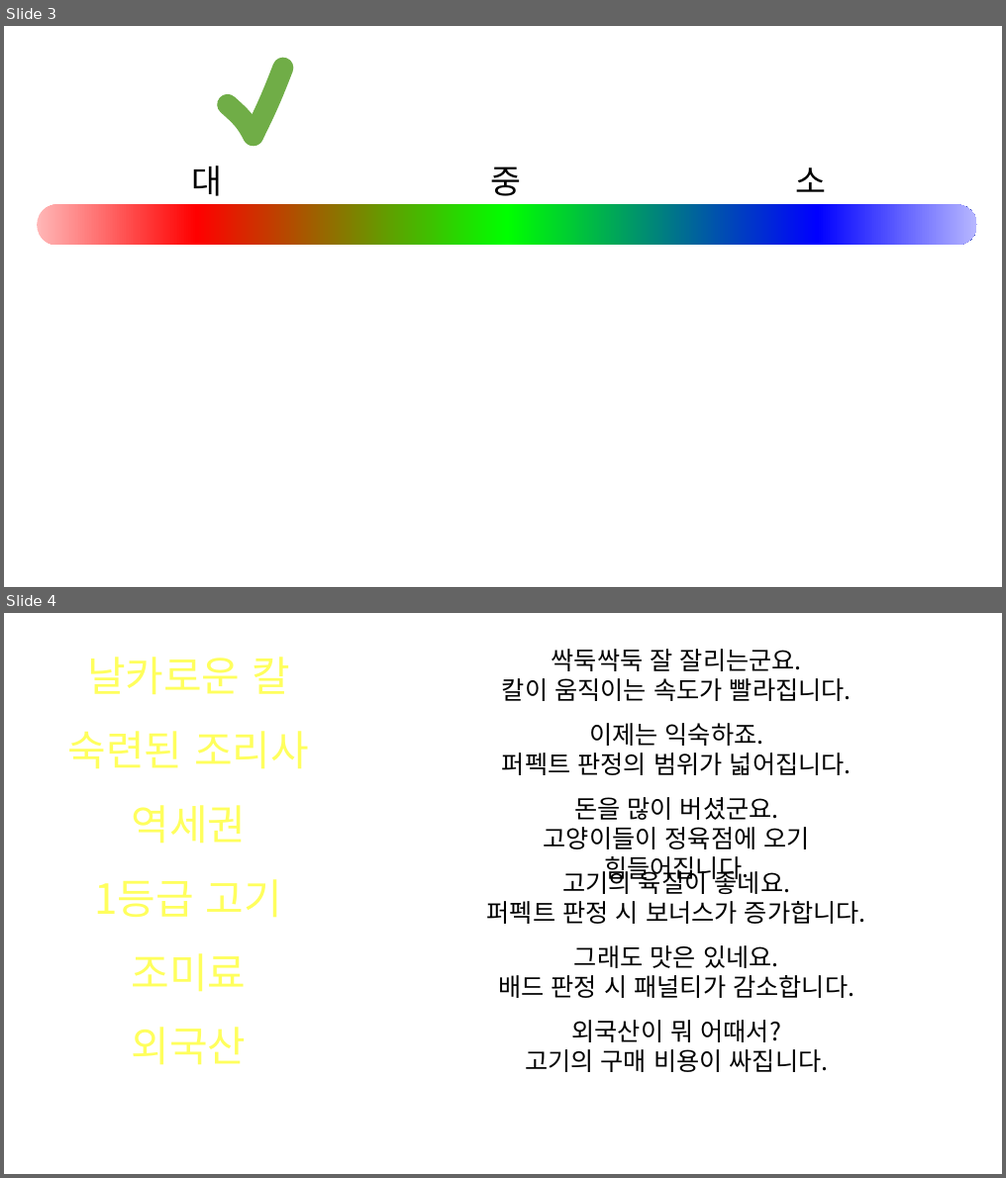
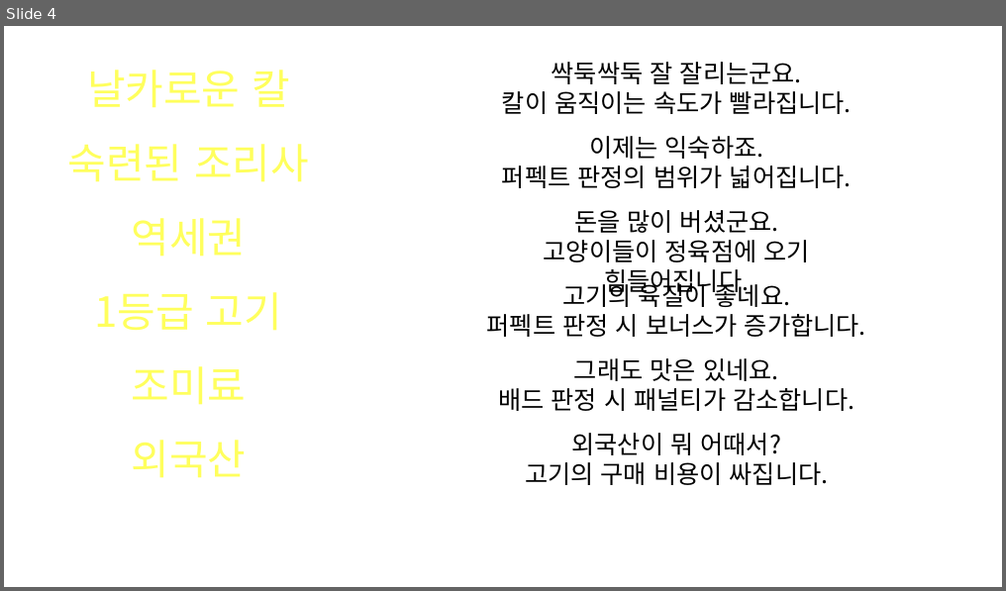
Before and after one commit to SNUGDC/CatDefense, a slide deck: UI Design.pptx. Shown one above the other, each under a label of ours: slides 3 and 4 before the commit, slide 4 after it. The pictures are 1006x1178 and 1006x591 pixels, drawn with LibreOffice and Linux fonts; fonts in the diff are those of the drawing. Boxes give left, top, right and bottom in pixels: in the first picture for what was removed or moved away, otherwise in the second. Text is boxed around its words. In the diff, an @@ line names an element or a change of style, - is before the commit and + after.

```diff
--- a/UI Design.pptx
+++ b/UI Design.pptx
@@ slide 3 removed at [4,26,1002,587], background #FFFFFF @@
@@ freeform shape removed at [253,65,283,138] @@
@@ freeform shape removed at [228,104,253,135] @@
@@ text removed at [191,166,826,196] @@
-대 중 소
@@ rounded rectangle removed at [37,205,977,246] @@
```
Also in this commit, not shown: 1 slide added, 5 other files.
